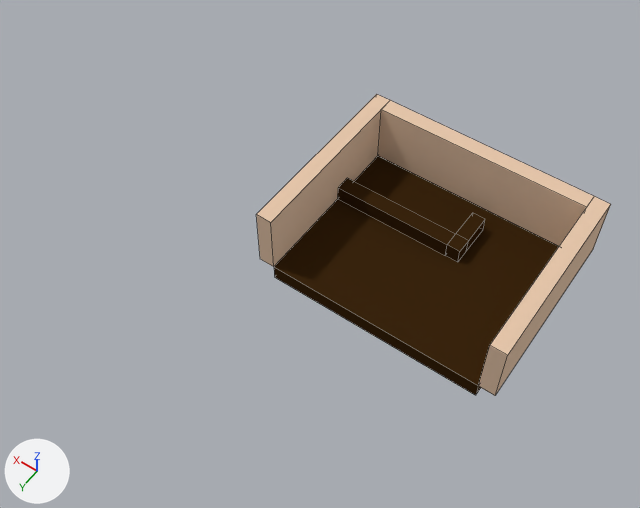
One commit to the Blender file src/client/assets/baari.blend: the scene before it, then after it.
The view is the same before and after, from a 50 mm camera at (-39.6, 68.6, 83.1) aimed at (-2.5, 16.7, 1.6). Every picture has the same lights, and +X, +Y and +Z are marked at lower left. Mesh edges are drawn as thin lines.

In view in the first picture: 'Floor', 'Wall1', 'Wall2', 'Wall3'.
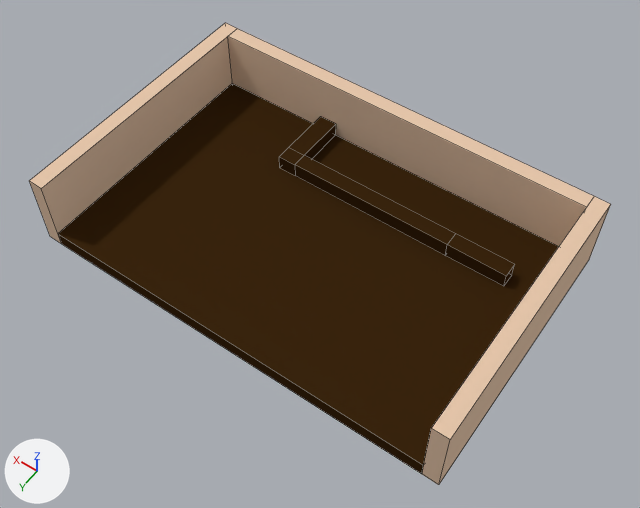
The change in detail:
me_cube is used by ob_floor; location (0.0, 0.0, 0.0).
me_cube had 24 vertices, 20 faces and spanned x -26.0..1.0, y -1.0..21.0, z -1.0..3.0.
me_cube now has 28 vertices, 24 faces and spans x -26.0..25.0, y -1.0..32.0, z -1.0..3.0.
me_cube part 1: 4 vertices moved from x -26.0..1.0, y 8.0..21.0, z -1.0..3.0 to x -26.0..10.0, y 8.0..32.0, z -1.0..3.0; 6 vertices removed from x 1.0, y -1.0..21.0, z -1.0..3.0; 14 vertices added at x 7.6..25.0, y -1.0..32.0, z -1.0..3.0.
me_cube part 2: 4 vertices moved from x -16.0, y 6.0..8.0, z 1.0..3.0 to x -22.0, y 6.0..8.0, z 1.0..3.0; 4 vertices removed from x -16.0..-14.3, y 2.0, z 1.0..3.0.
me_cube_001 has 8 vertices, 6 faces and spans x -1.0..1.0, y -3.0..21.0, z -1.0..7.0.
me_cube_001 is used by ob_wall1; location (2.0, 0.0, 2.0).
me_cube_001 part 3: the whole mesh is scaled about its middle by (1, 1.46, 1.25), then moved by (0.0, 5.5, -1.0).
me_cube_002 has 8 vertices, 6 faces and spans x -1.0..1.0, y -3.0..21.0, z -1.0..7.0.
me_cube_002 is used by ob_wall2; location (-27.0, 0.0, 2.0).
me_cube_002 part 4: the whole mesh is scaled about its middle by (1, 1.46, 1.25), then moved by (0.0, 5.5, -1.0).
me_cube_003 has 8 vertices, 6 faces and spans x -26.0..1.0, y -1.0..1.0, z -1.0..7.0.
me_cube_003 is used by ob_wall3; location (0.0, -2.0, 2.0).
me_cube_003 part 5: the whole mesh is scaled about its middle by (1.89, 1, 1.25), then moved by (12.0, 0.0, -1.0).
Object 'Wall1' (ob_wall1) moves from (2.0, 0.0, 2.0) to (26.0, 0.0, 2.0).

Boxes [x1, y1, x2, y2] around the edits, measured in the pictures (640 x 508 px; the box of a moved part takes in the faces that stretch with it):
'Floor', reshaped (76% wider, 63% taller): before [274, 156, 559, 395]; after [58, 83, 559, 474]
'Wall1', mesh rescaled, moved (55% wider, 28% taller): before [256, 94, 390, 267]; after [29, 23, 237, 244]
'Wall3', mesh rescaled (69% wider, 49% taller): before [378, 100, 594, 246]; after [228, 28, 594, 246]
'Wall2', mesh rescaled (42% wider, 44% taller): before [478, 196, 611, 396]; after [422, 196, 611, 485]
part 1 of me_cube, moved or reshaped: before [274, 156, 559, 395]; after [58, 83, 559, 474]
part 2 of me_cube, moved or reshaped: before [445, 213, 485, 262]; after [445, 234, 515, 286]
